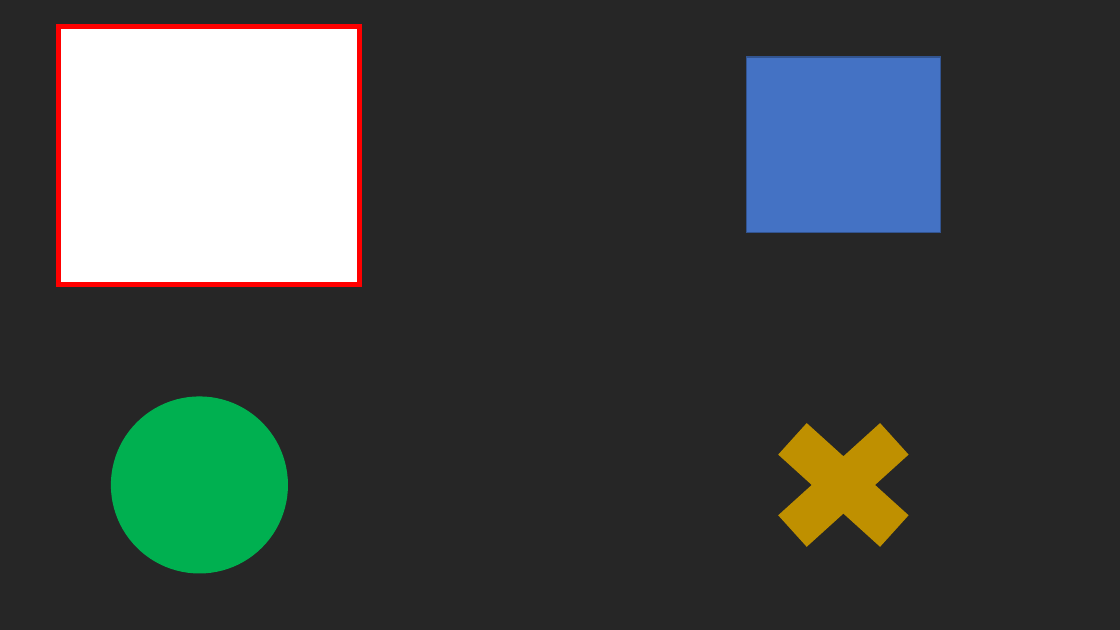
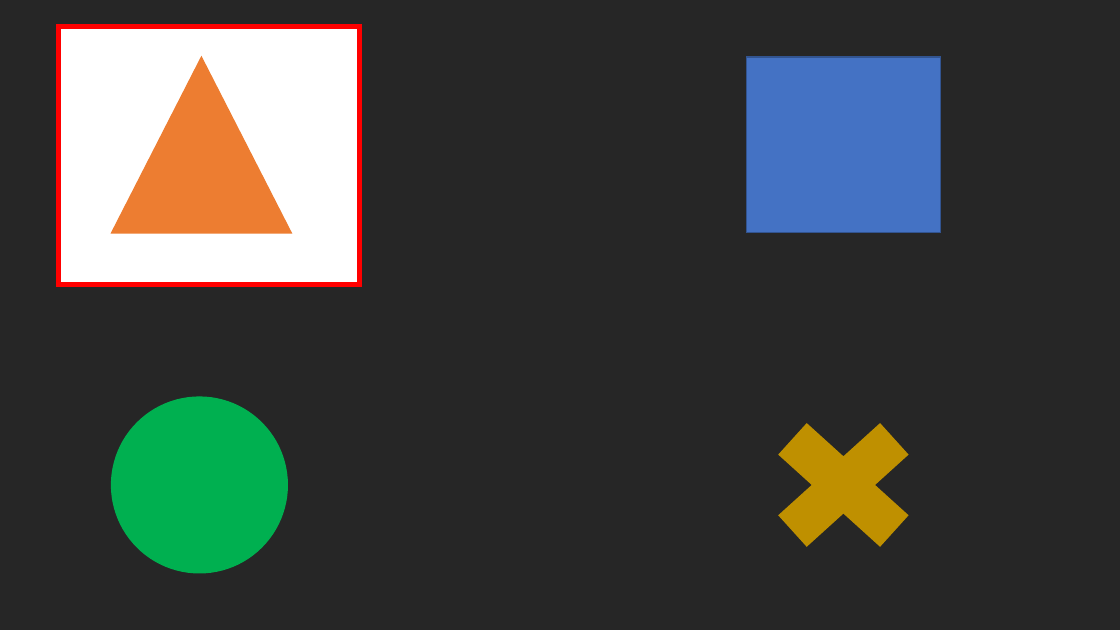
Before and after one commit to liranGur/gTec4ALS-Team-15, a slide deck: slide 17 of P300/TriggersBank/visual tirggers.pptx. Drawn at 1120x630 pixels with LibreOffice and Linux fonts; fonts in the diff are those of the drawing. Boxes give left, top, right and bottom in pixels: in the first picture for what was removed or moved away, otherwise in the second. Text is boxed around its words. In the diff, an @@ line names an element or a change of style, - is before the commit and + after.

```diff
--- a/P300/TriggersBank/visual tirggers.pptx
+++ b/P300/TriggersBank/visual tirggers.pptx
@@ triangle added at [112, 57, 292, 233], fill #ED7D31, outline #ED7D31 1 pt @@
```
Also in this commit, not shown: 3 other slides changed, 6 other files.
